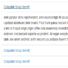
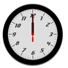
Two versions of the same layered image (68 x 68). Layer-by-layer changes:
added layer "图层 12" above "图层 11" over bbox(0, 1, 68, 67)
added layer "图层 11" above "图层 10" over bbox(0, 20, 68, 49)
hid "图层 10" over bbox(0, 1, 68, 67)
hid "图层 9" over bbox(0, 15, 68, 51)
